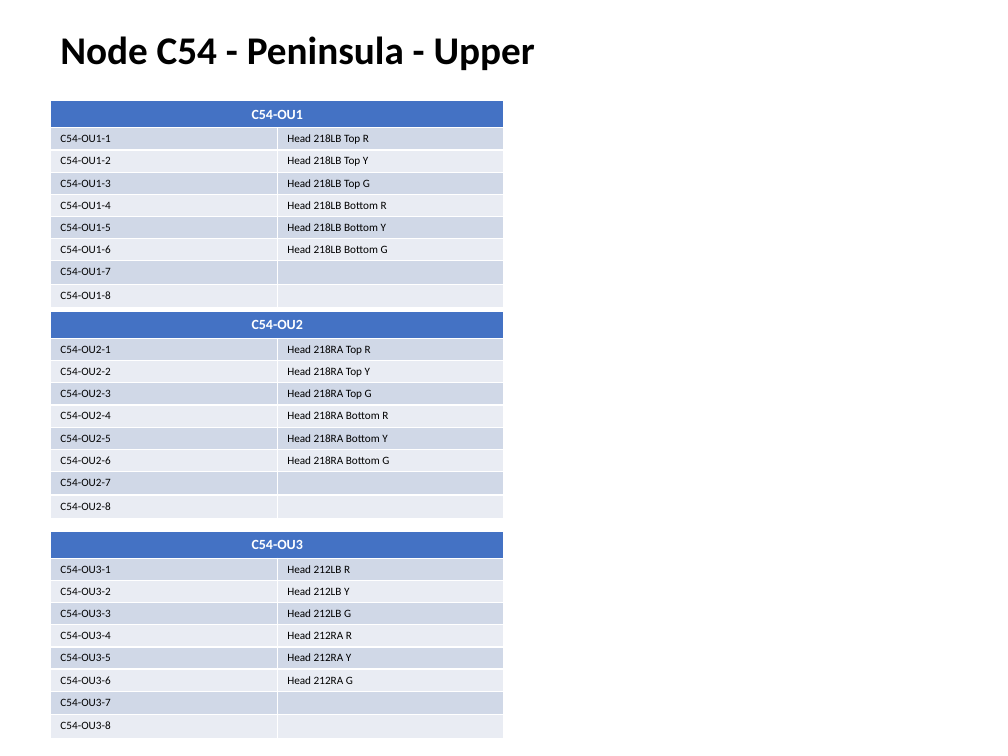
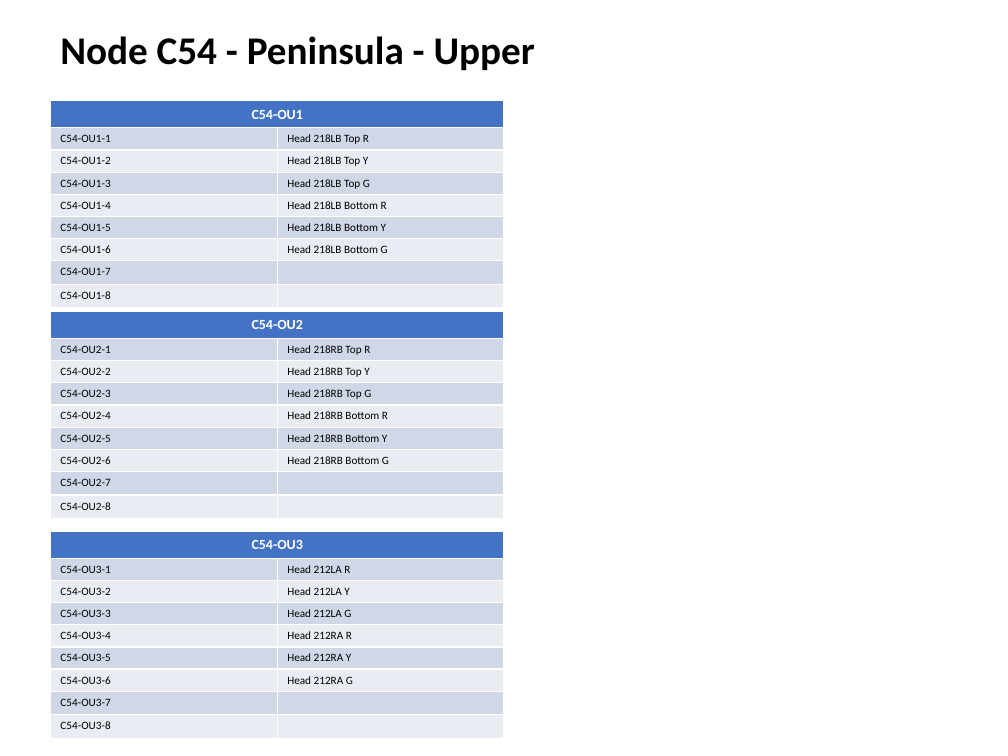
Before and after one commit to lnevo/hart, a slide deck: slide 23 of docs/wiring/Wiring_Schematic.pptx. Drawn at 1008x756 pixels with LibreOffice and Linux fonts; fonts in the diff are those of the drawing. Boxes give left, top, right and bottom in pixels: in the first picture for what was removed or moved away, otherwise in the second. Text is boxed around its words. In the diff, an @@ line names an element or a change of style, - is before the commit and + after.

```diff
--- a/docs/wiring/Wiring_Schematic.pptx
+++ b/docs/wiring/Wiring_Schematic.pptx
@@ table at (50, 311, 504, 514) @@
-row 2, column 2: Head 218RA Top R
+row 2, column 2: Head 218RB Top R
-row 3, column 2: Head 218RA Top Y
+row 3, column 2: Head 218RB Top Y
-row 4, column 2: Head 218RA Top G
+row 4, column 2: Head 218RB Top G
-row 5, column 2: Head 218RA Bottom R
+row 5, column 2: Head 218RB Bottom R
-row 6, column 2: Head 218RA Bottom Y
+row 6, column 2: Head 218RB Bottom Y
-row 7, column 2: Head 218RA Bottom G
+row 7, column 2: Head 218RB Bottom G
@@ table at (50, 531, 504, 733) @@
-row 2, column 2: Head 212LB R
+row 2, column 2: Head 212LA R
-row 3, column 2: Head 212LB Y
+row 3, column 2: Head 212LA Y
-row 4, column 2: Head 212LB G
+row 4, column 2: Head 212LA G
```
Also in this commit, not shown: 3 other slides changed, 7 other files.
